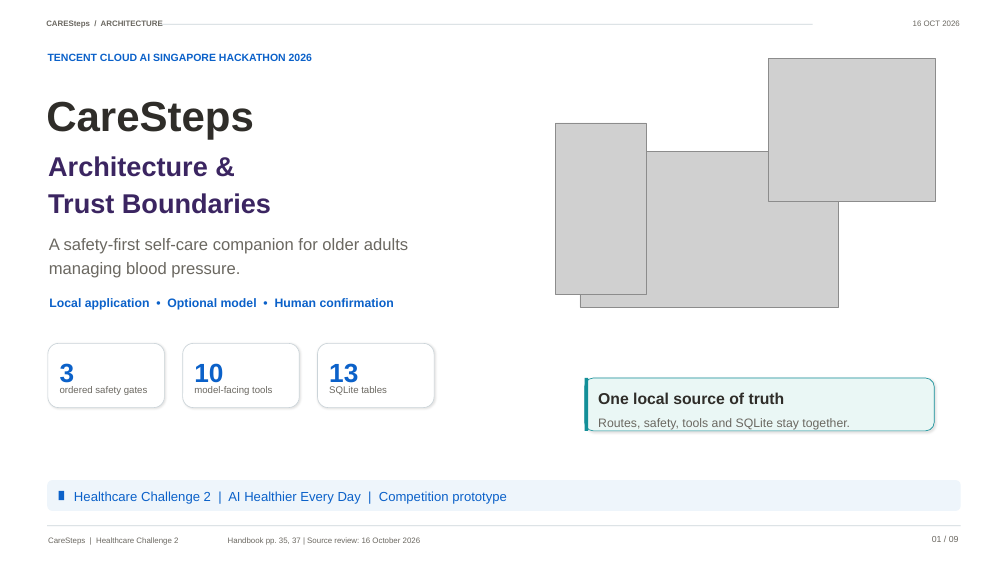
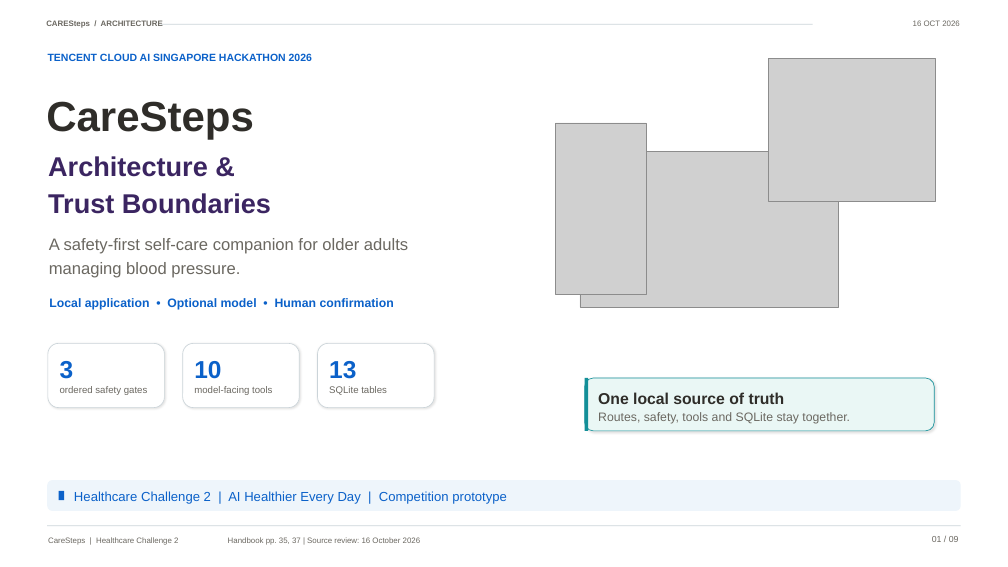
Before and after one commit to MegaArn1/caresteps, a slide deck: slide 1 of submission/architecture-diagram/CareSteps_Architecture_Diagram.pptx. Drawn at 1008x567 pixels with LibreOffice and Linux fonts; fonts in the diff are those of the drawing; grey boxes stand for pictures; background and template pictures are left out. Boxes give left, top, right and bottom in pixels: in the first picture for what was removed or moved away, otherwise in the second. Text is boxed around its words. In the diff, an @@ line names an element or a change of style, - is before the commit and + after.

```diff
--- a/submission/architecture-diagram/CareSteps_Architecture_Diagram.pptx
+++ b/submission/architecture-diagram/CareSteps_Architecture_Diagram.pptx
@@ size 30 to 28 pt in 3 elements at box(60, 361, 74, 379), box(194, 361, 221, 379), box(329, 361, 356, 379) @@
@@ text "Routes, safety, tools and SQLite ...": place and size @@
-text "Routes, safety, tools and SQLite ..." at box(598, 418, 850, 431)
+text "Routes, safety, tools and SQLite ..." at box(598, 412, 850, 424)
```
Also in this commit, not shown: 4 other slides changed, 26 other files.
